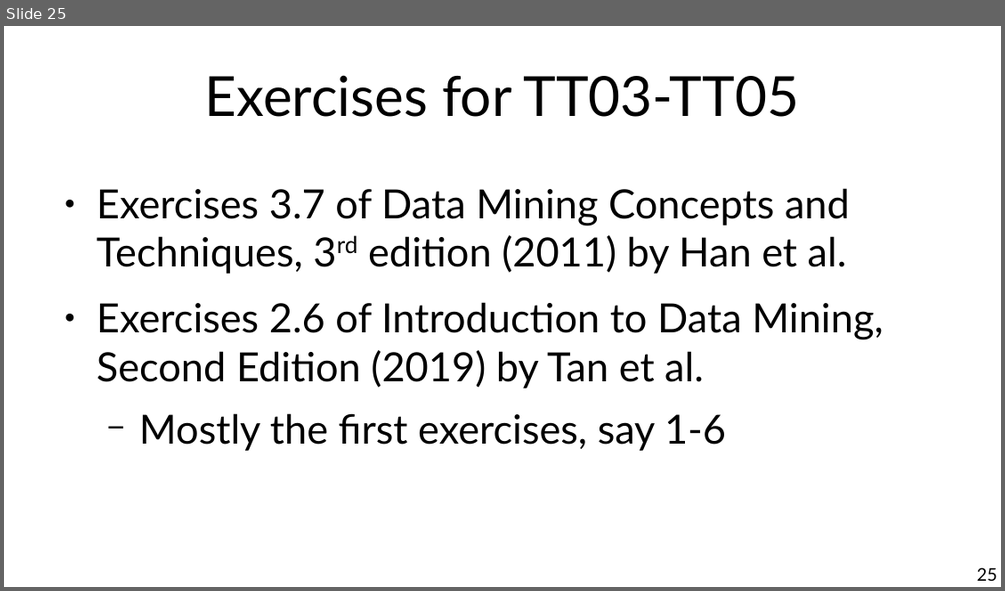
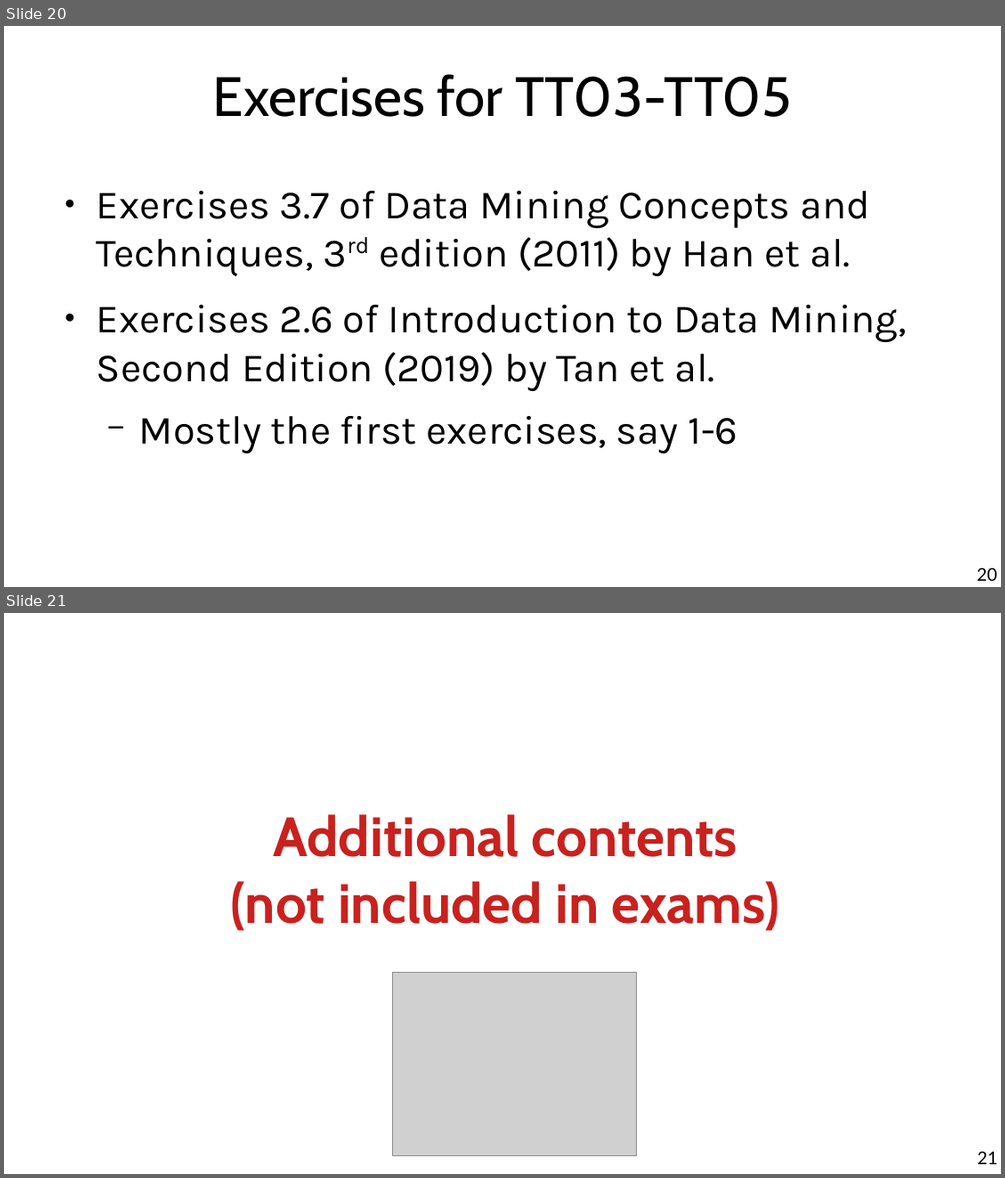
Before and after one commit to chatox/data-mining-course, a slide deck: theory/odp/tt05_reduction.odp. Shown one above the other, each under a label of ours: slide 25 before the commit, slides 20 and 21 after it. The pictures are 1005x591 and 1005x1178 pixels, drawn with LibreOffice and Linux fonts; fonts in the diff are those of the drawing; grey boxes stand for pictures. Boxes give left, top, right and bottom in pixels: in the first picture for what was removed or moved away, otherwise in the second. Text is boxed around its words. In the diff, an @@ line names an element or a change of style, - is before the commit and + after.

Commit message:
Second session

```diff
--- a/theory/odp/tt05_reduction.odp
+++ b/theory/odp/tt05_reduction.odp
@@ slide 21 added at (4, 613, 1001, 1174), background #FFFFFF @@
@@ title added at (231, 814, 779, 931), 44 pt, text #C9211E, bold @@
+Additional contents
+(not included in exams)
@@ picture added at (393, 972, 637, 1156) @@
@@ page number added at (977, 1151, 997, 1164), 14 pt, text #000000 @@
+21
@@ what was slide 25 is now slide 20 @@
@@ slide 20 changed as well @@
@@ title "Exercises for TT03-TT05" at (213, 74, 792, 117): font Lato to Cabin @@
@@ text "Exercises 3.7 of Data Mining ..." at (97, 191, 906, 453): font Lato to Karla @@
@@ page number at (977, 567, 997, 580): text changed @@
-25
+20
```
Also in this commit, not shown: 23 other slides changed, 1 other slide added, 1 slide removed, 10 other files.
